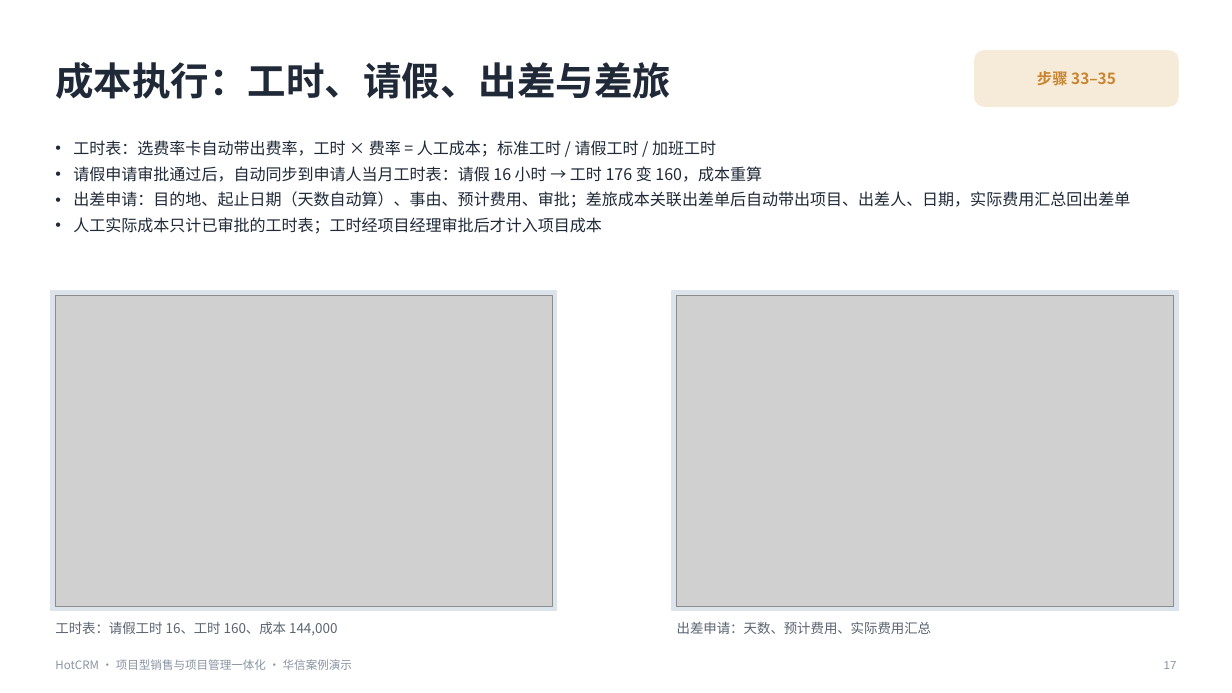
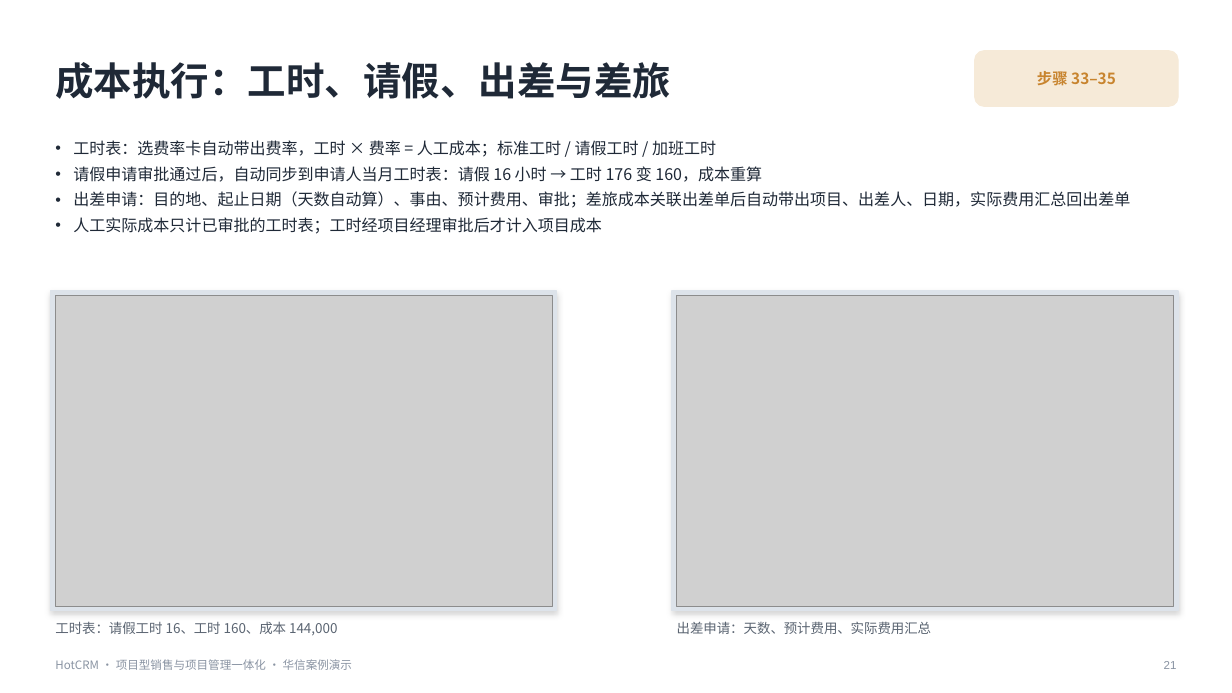
Before and after one commit to sunhaolin/hotcrm, a slide deck: slide 21 of docs/demo/psa-presales/客户汇报-华信案例.pptx (slide 17 before the commit). Drawn at 1232x693 pixels with LibreOffice and Linux fonts; fonts in the diff are those of the drawing; grey boxes stand for pictures. Boxes give left, top, right and bottom in pixels: in the first picture for what was removed or moved away, otherwise in the second. Text is boxed around its words. In the diff, an @@ line names an element or a change of style, - is before the commit and + after.

```diff
--- a/docs/demo/psa-presales/客户汇报-华信案例.pptx
+++ b/docs/demo/psa-presales/客户汇报-华信案例.pptx
@@ rectangle at (51,291,557,611): shadow on @@
@@ rectangle at (672,291,1178,611): shadow on @@
@@ text at (1164,661,1177,669): text changed @@
-17
+21
```
Also in this commit, not shown: 20 other slides changed, 7 slides added, 1 other file.
